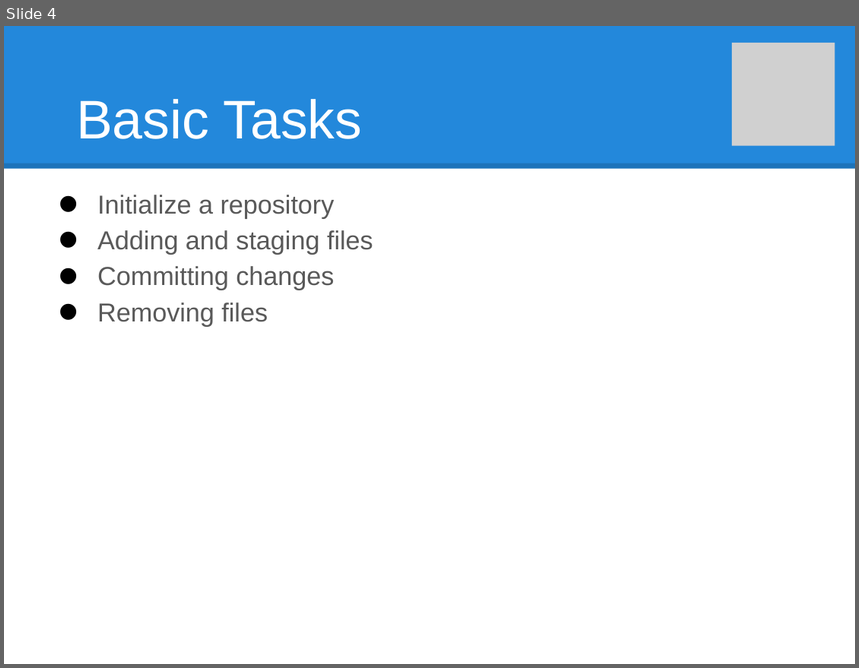
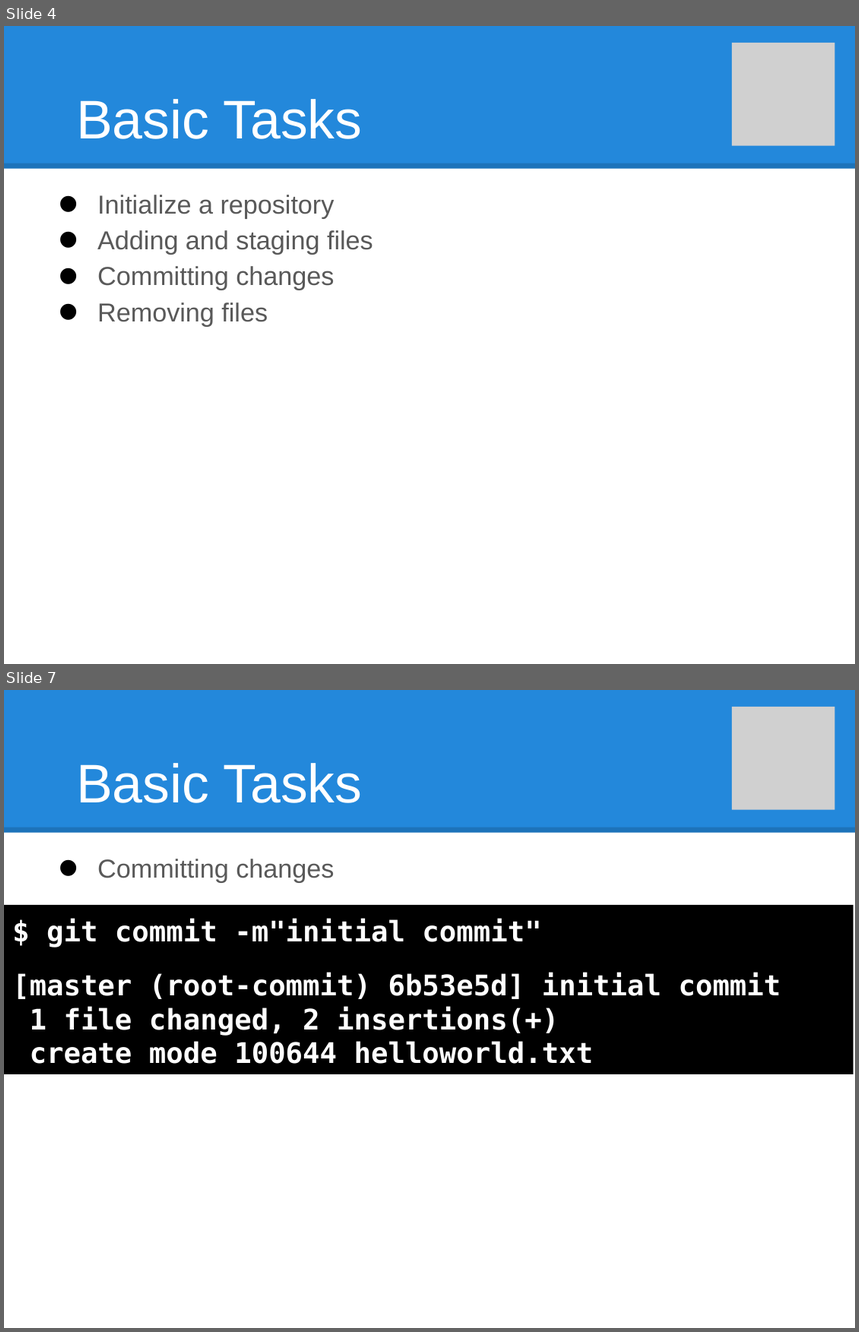
Before and after one commit to vid-uo/riddlegames, a slide deck: _assets/Git Super Basics.pptx. Shown one above the other, each under a label of ours: slide 4 before the commit, slides 4 and 7 after it; the slides between them are not shown. The pictures are 859x668 and 859x1332 pixels, drawn with LibreOffice and Linux fonts; fonts in the diff are those of the drawing; grey boxes stand for pictures. Boxes give left, top, right and bottom in pixels: in the first picture for what was removed or moved away, otherwise in the second. Text is boxed around its words. In the diff, an @@ line names an element or a change of style, - is before the commit and + after.

```diff
--- a/_assets/Git Super Basics.pptx
+++ b/_assets/Git Super Basics.pptx
@@ slide 7 added at [4, 690, 855, 1328], background #FFFFFF; not listed: 2 template elements that a slide beside it also shows @@
@@ picture added at [732, 707, 835, 810] @@
@@ title added at [76, 763, 362, 803], 46 pt, text #FFFFFF @@
+Basic Tasks
@@ text added at [97, 859, 334, 883], 22 pt, text #595959 @@
+• Committing changes
@@ rectangle added at [4, 904, 854, 1074], fill #000000, 24 pt, text #FFFFFF, bold @@
+$ git commit -m"initial commit"
+[master (root-commit) 6b53e5d] initial commit
+1 file changed, 2 insertions(+)
+create mode 100644 helloworld.txt
```
Also in this commit, not shown: 6 slides changed, 6 other slides added, 1 slide removed, 4 other files.
